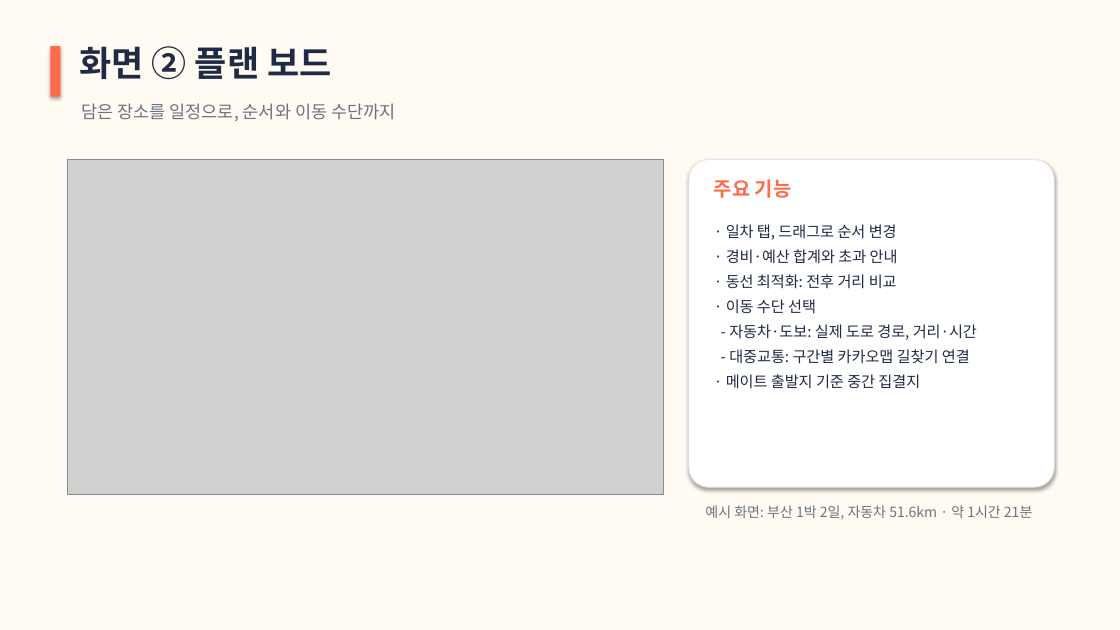
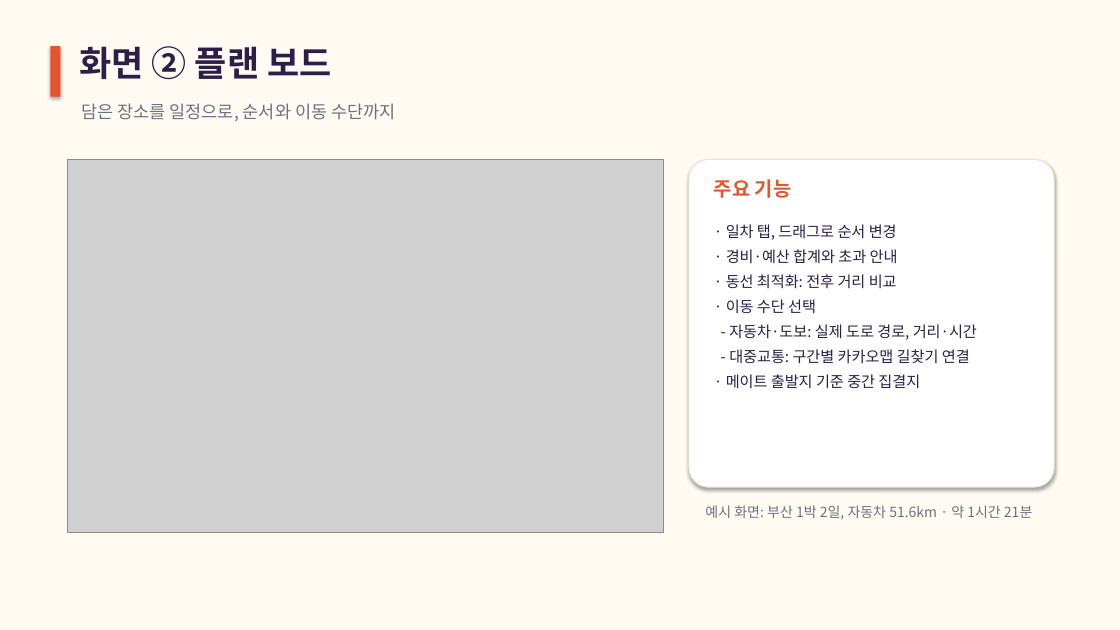
Before and after one commit to 77romin/mapmates, a slide deck: slide 5 of presentation/너랑갈지도_발표.pptx. Drawn at 1120x630 pixels with LibreOffice and Linux fonts; fonts in the diff are those of the drawing; grey boxes stand for pictures. Boxes give left, top, right and bottom in pixels: in the first picture for what was removed or moved away, otherwise in the second. Text is boxed around its words. In the diff, an @@ line names an element or a change of style, - is before the commit and + after.

```diff
--- a/presentation/너랑갈지도_발표.pptx
+++ b/presentation/너랑갈지도_발표.pptx
@@ rectangle at <box>50,46,60,97</box>: fill #FF6B4A to #E4552F @@
@@ picture: place and size @@
-picture at <box>67,160,664,494</box>
+picture at <box>67,160,664,533</box>
@@ text "주요 기능" at <box>714,179,792,198</box>: text colour #FF6B4A to #E4552F @@
```
Also in this commit, not shown: 15 other slides changed.
